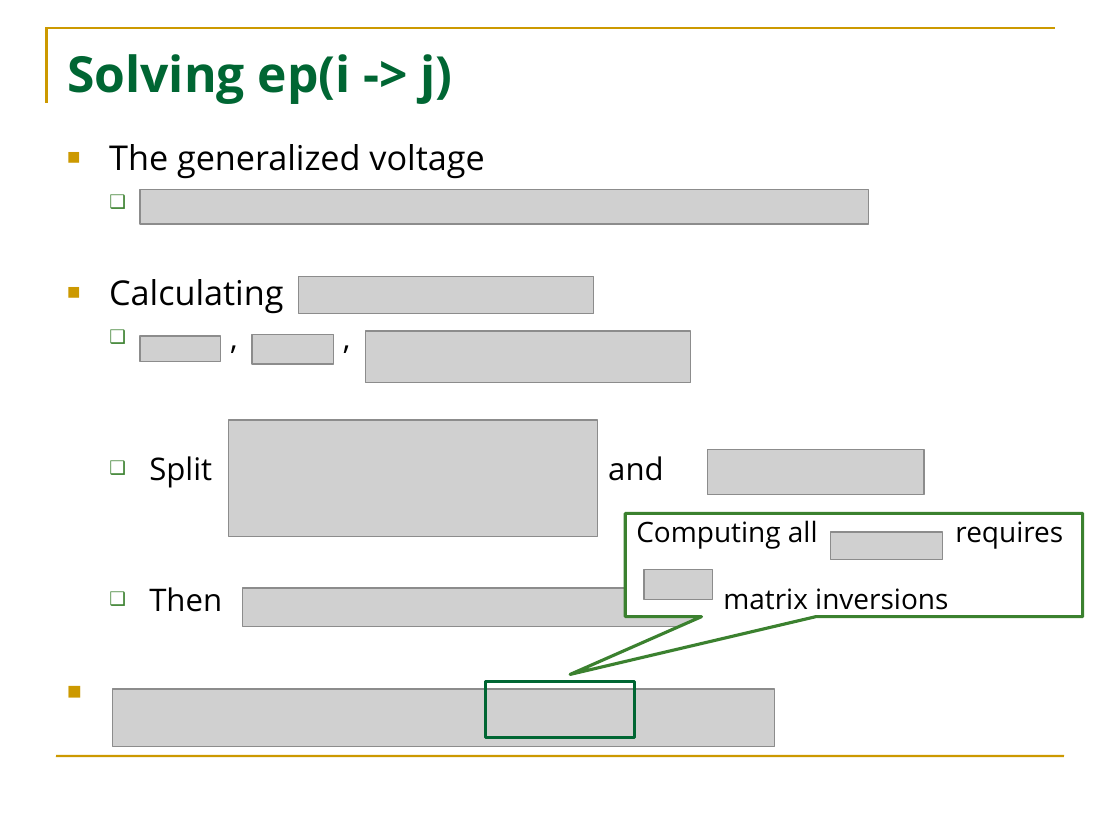
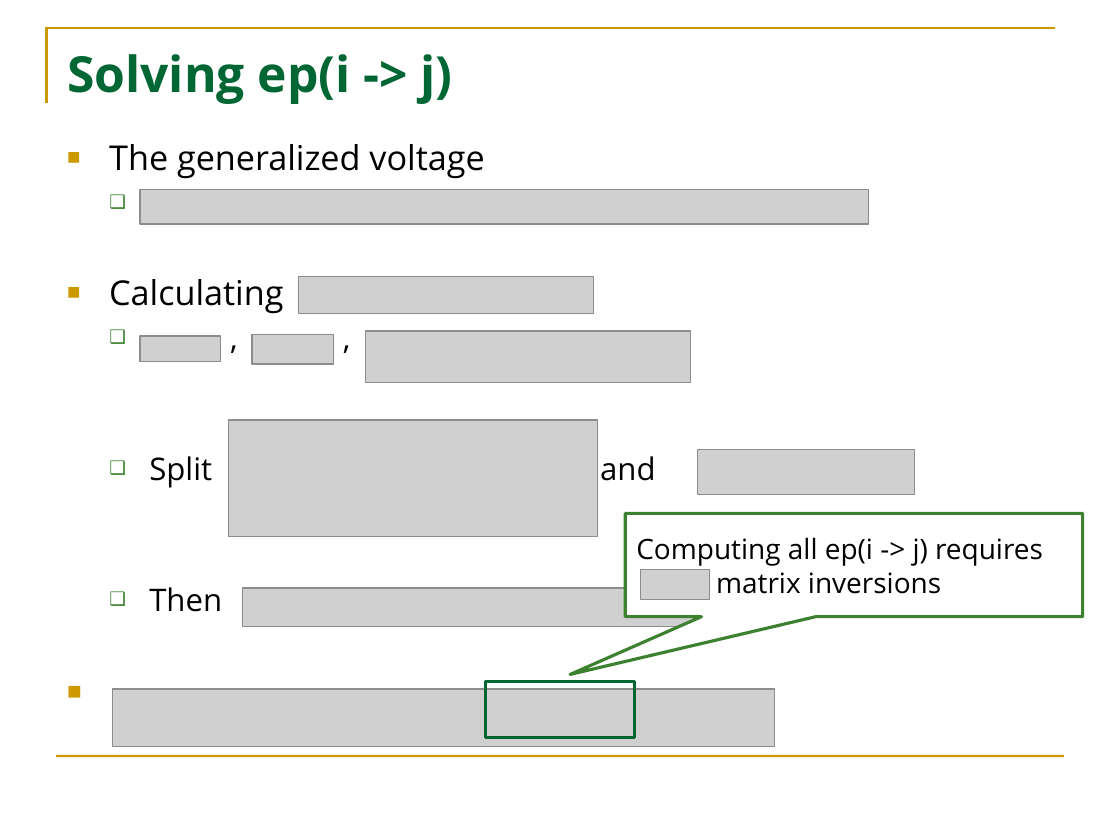
Before and after one commit to HuanSGT/rw-dir-prox, a slide deck: slide 13 of rw.pptx (slide 14 before the commit). Drawn at 1120x840 pixels with LibreOffice and Linux fonts; fonts in the diff are those of the drawing; grey boxes stand for pictures. Boxes give left, top, right and bottom in pixels: in the first picture for what was removed or moved away, otherwise in the second. Text is boxed around its words. In the diff, an @@ line names an element or a change of style, - is before the commit and + after.

```diff
--- a/rw.pptx
+++ b/rw.pptx
@@ text "The generalized voltage" rewrapped from (x1=109, y1=144, x2=663, y2=612) to (x1=109, y1=144, x2=655, y2=488) @@
@@ picture moved from (x1=707, y1=450, x2=924, y2=495) to (x1=698, y1=450, x2=915, y2=495) @@
@@ text in speech box at (x1=636, y1=537, x2=1043, y2=566): text changed @@
-Computing all requires
+Computing all ep(i -> j) requires
@@ picture removed at (x1=830, y1=532, x2=942, y2=560) @@
```
Also in this commit, not shown: 10 other slides changed, 2 slides removed, 5 other files.
